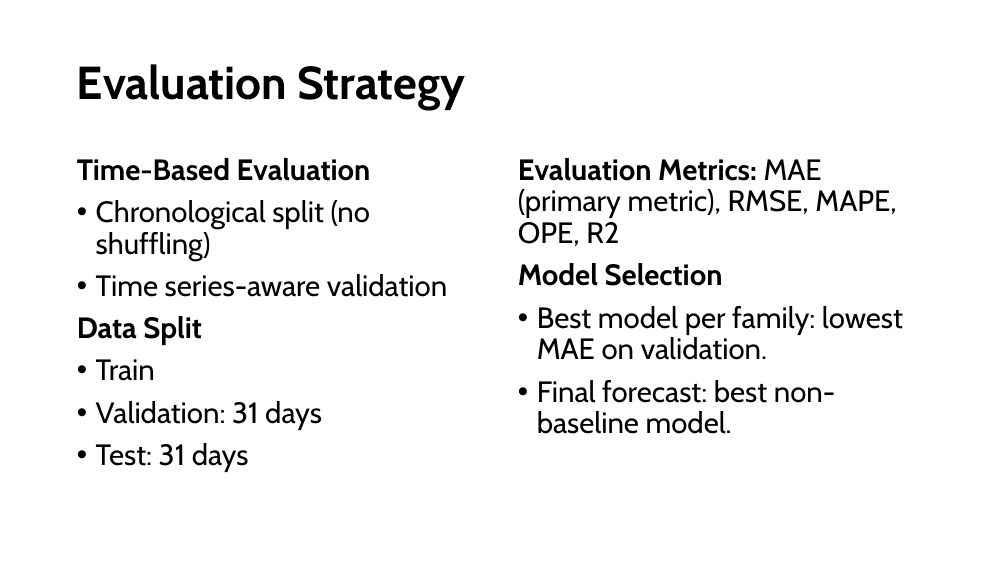
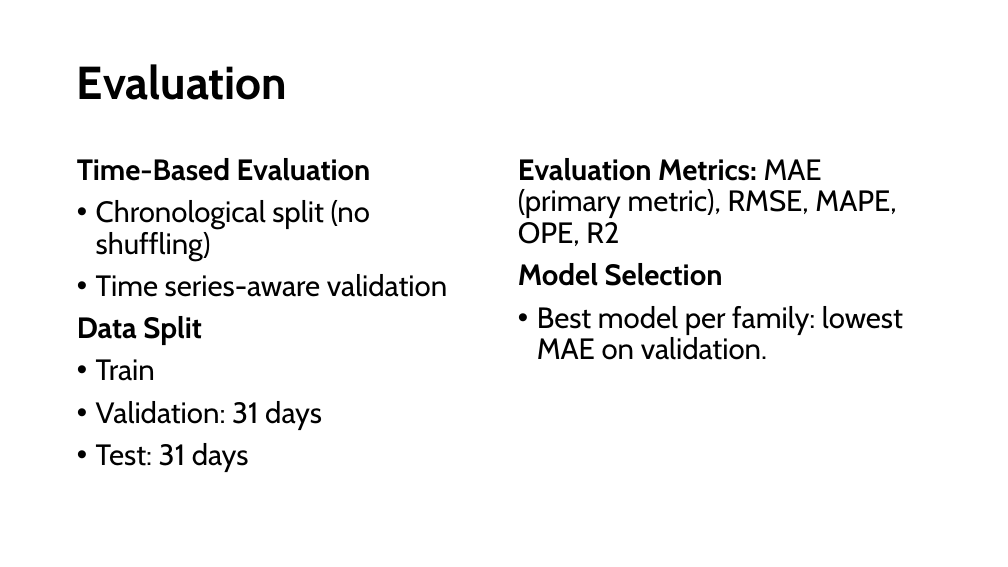
Before and after one commit to mireiamonbu/Spanish-Forecasters-MireiaMontoya-EnriqueRuiz, a slide deck: slide 13 of presentation/CapstonProject.pptx (slide 10 before the commit). Drawn at 1008x567 pixels with LibreOffice and Linux fonts; fonts in the diff are those of the drawing. Boxes give left, top, right and bottom in pixels: in the first picture for what was removed or moved away, otherwise in the second. Text is boxed around its words. In the diff, an @@ line names an element or a change of style, - is before the commit and + after.

```diff
--- a/presentation/CapstonProject.pptx
+++ b/presentation/CapstonProject.pptx
@@ title at (77,64,287,100): text changed @@
-Evaluation Strategy
+Evaluation
@@ text at (537,380,835,434): paragraph removed @@
-• Final forecast: best non-baseline model.
```
Also in this commit, not shown: 7 other slides changed, 9 slides added, 2 slides removed, 59 other files.
